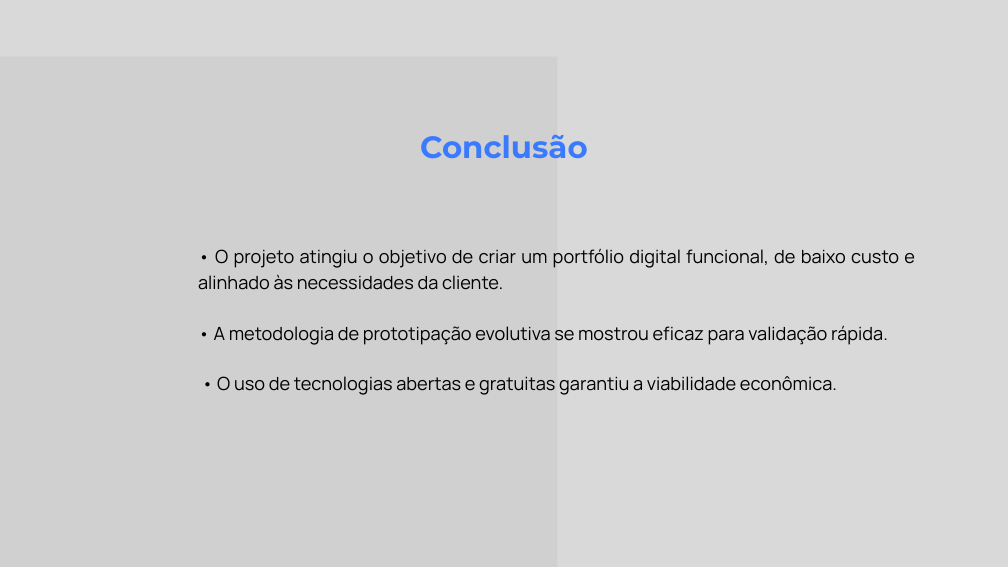
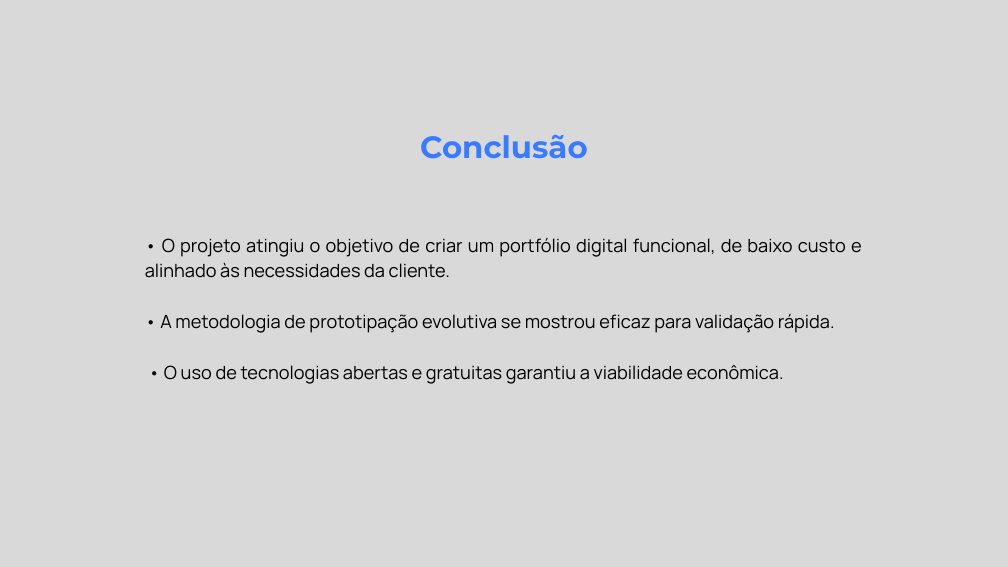
Before and after one commit to Denis-Diego-neb/Portifolio-pi, a slide deck: slide 22 of apresentacao/slide/PROJETO INTEGRADOR I.pptx. Drawn at 1008x567 pixels with LibreOffice and Linux fonts; fonts in the diff are those of the drawing; grey boxes stand for pictures. Boxes give left, top, right and bottom in pixels: in the first picture for what was removed or moved away, otherwise in the second. Text is boxed around its words. In the diff, an @@ line names an element or a change of style, - is before the commit and + after.

```diff
--- a/apresentacao/slide/PROJETO INTEGRADOR I.pptx
+++ b/apresentacao/slide/PROJETO INTEGRADOR I.pptx
@@ picture removed at [0, 56, 557, 567] @@
@@ text "• O projeto atingiu o ...": place and size @@
-text "• O projeto atingiu o ..." at [198, 248, 915, 395]
+text "• O projeto atingiu o ..." at [145, 238, 862, 384]
```
Also in this commit, not shown: 21 other slides changed, 1 other file.
